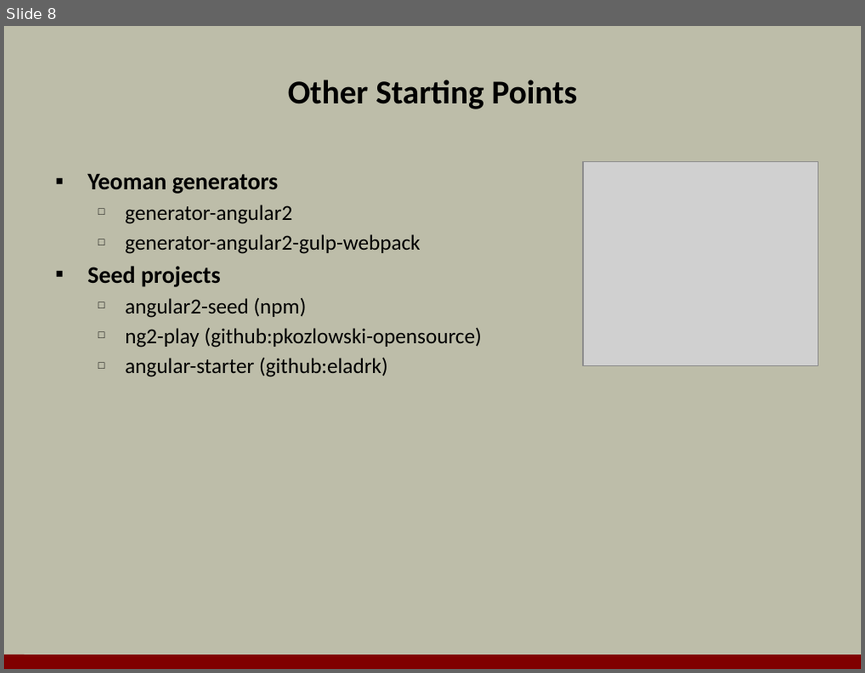
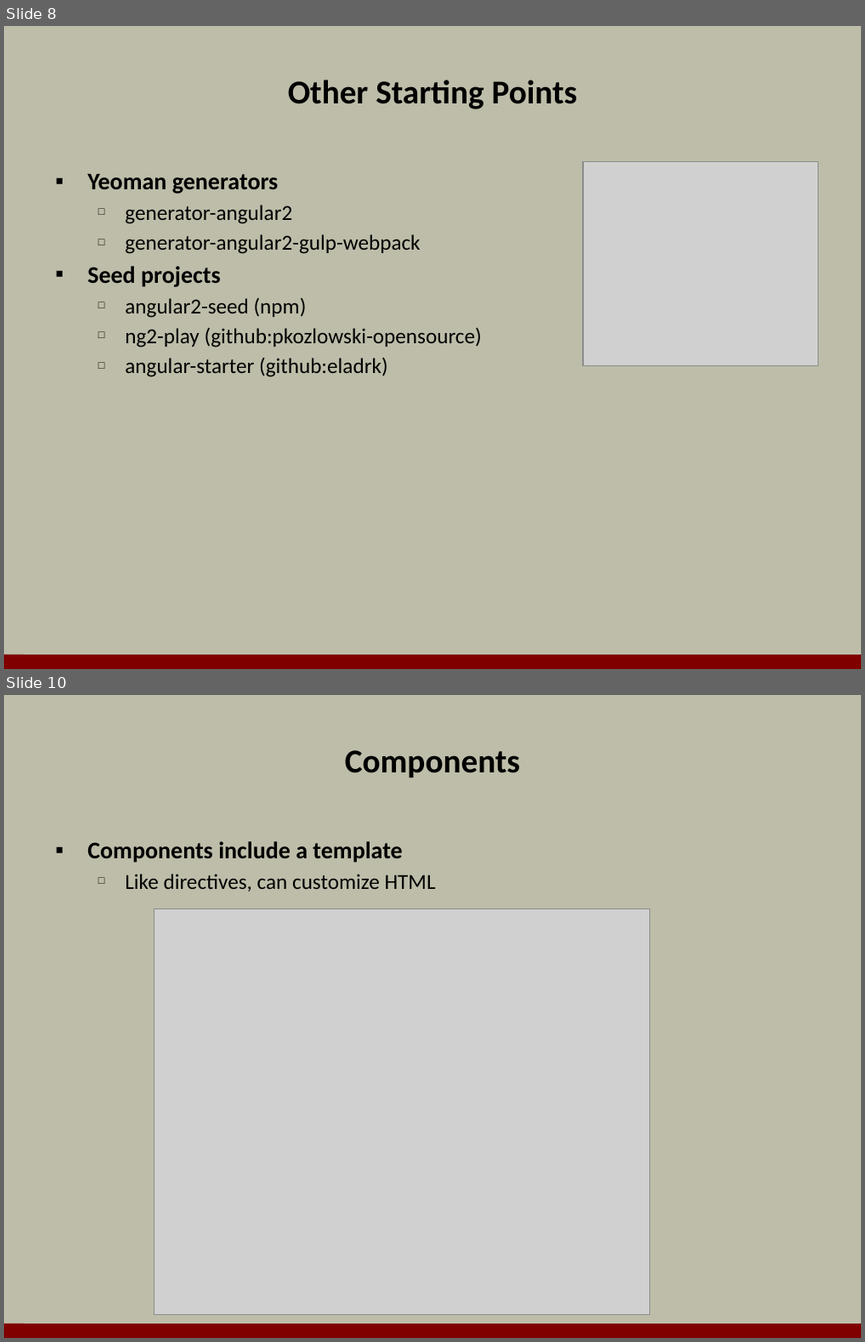
Before and after one commit to OdeToCode/classes, a slide deck: angular2/slides/01_Introduction.pptx. Shown one above the other, each under a label of ours: slide 8 before the commit, slides 8 and 10 after it; the slides between them are not shown. The pictures are 865x673 and 865x1342 pixels, drawn with LibreOffice and Linux fonts; fonts in the diff are those of the drawing; grey boxes stand for pictures; background and template pictures are left out. Boxes give left, top, right and bottom in pixels: in the first picture for what was removed or moved away, otherwise in the second. Text is boxed around its words. In the diff, an @@ line names an element or a change of style, - is before the commit and + after.

```diff
--- a/angular2/slides/01_Introduction.pptx
+++ b/angular2/slides/01_Introduction.pptx
@@ slide 10 added at (x1=4, y1=695, x2=861, y2=1338), background #BDBDA9; not listed: 1 template element that a slide beside it also shows @@
@@ title added at (x1=345, y1=750, x2=520, y2=777), 28 pt, text #000000, bold @@
+Components
@@ text added at (x1=87, y1=841, x2=436, y2=891), 18 pt, text #000000 @@
+▪ Components include a template
+  □ Like directives, can customize HTML
@@ picture added at (x1=154, y1=909, x2=649, y2=1315) @@
```
Also in this commit, not shown: 3 slides changed, 13 other slides added, 1 slide removed, 1 other file.
